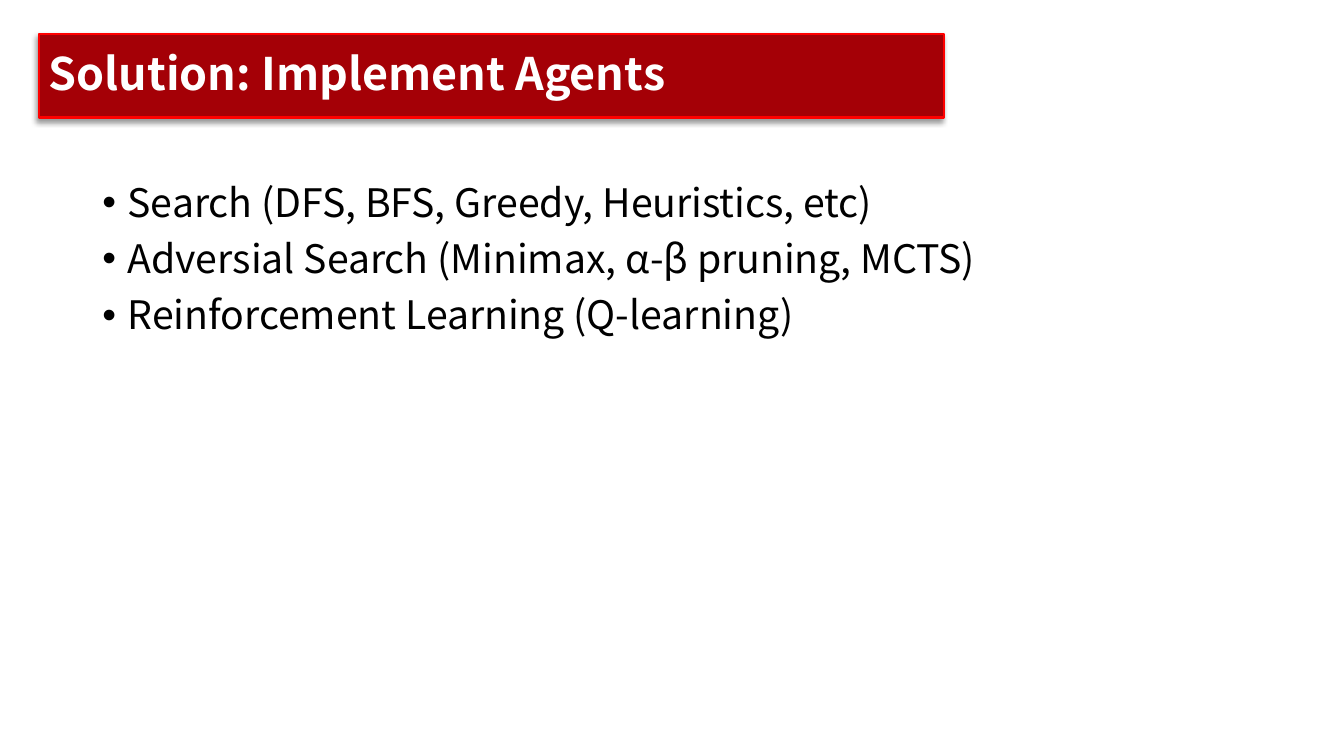
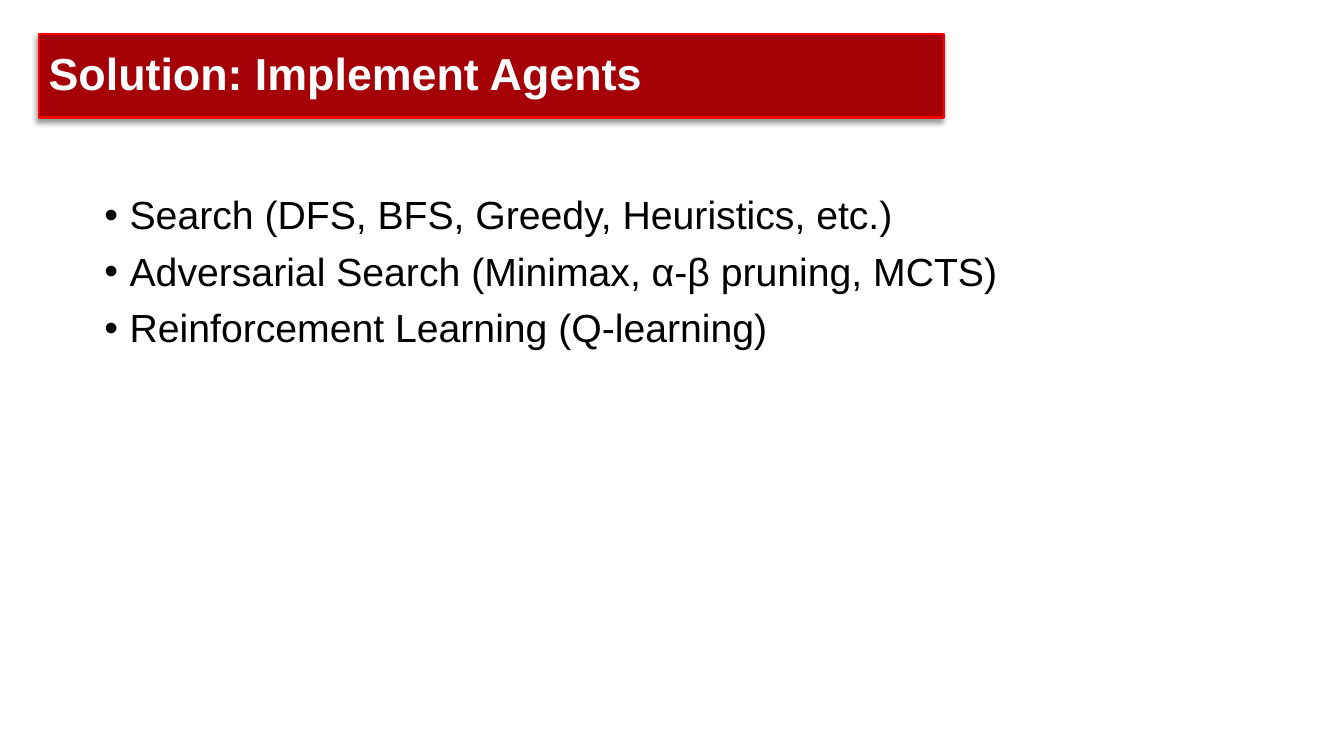
Before and after one commit to Github-Anderson/CS181-Project, a slide deck: slide 5 of presentation/proposal.pptx. Drawn at 1344x756 pixels with LibreOffice and Linux fonts; fonts in the diff are those of the drawing; background and template pictures are left out. Boxes give left, top, right and bottom in pixels: in the first picture for what was removed or moved away, otherwise in the second. Text is boxed around its words. In the diff, an @@ line names an element or a change of style, - is before the commit and + after.

```diff
--- a/presentation/proposal.pptx
+++ b/presentation/proposal.pptx
@@ title "Solution: Implement Agents" at (x1=38, y1=34, x2=945, y2=118): font Noto Sans CJK SC to Arial @@
@@ text "Search (DFS, BFS, Greedy, Heuristics, ..." moved from (x1=128, y1=185, x2=975, y2=339) to (x1=130, y1=200, x2=997, y2=350) @@
@@ text at (x1=130, y1=200, x2=997, y2=294): text changed; font Noto Sans CJK SC to Arial @@
-• Search (DFS, BFS, Greedy, Heuristics, etc)
-• Adversial Search (Minimax, α-β pruning, MCTS)
+• Search (DFS, BFS, Greedy, Heuristics, etc.)
+• Adversarial Search (Minimax, α-β pruning, MCTS)
@@ text at (x1=130, y1=313, x2=767, y2=350): font Noto Sans CJK SC to Arial in "Reinforcement Learning (Q-learning)" @@
```
Also in this commit, not shown: 9 other slides changed, 1 other file.
